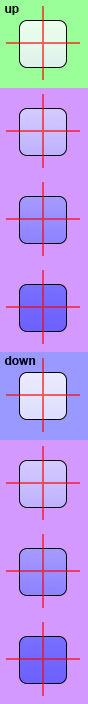
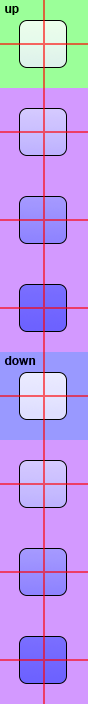
Before/after of a 88px x 704px layered artwork. What changed in the layer stack:
painted on "crosshairs" over [0, 0, 88, 704]
painted on "button outlines" (1st of 2) over [20, 20, 66, 331]
painted on "button outlines" (2nd of 2) over [20, 372, 66, 683]
